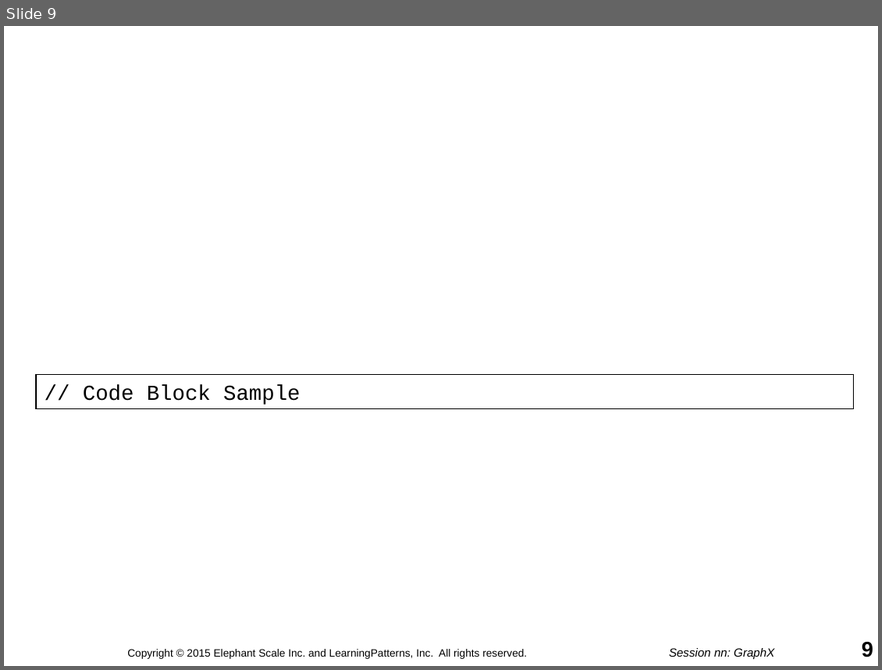
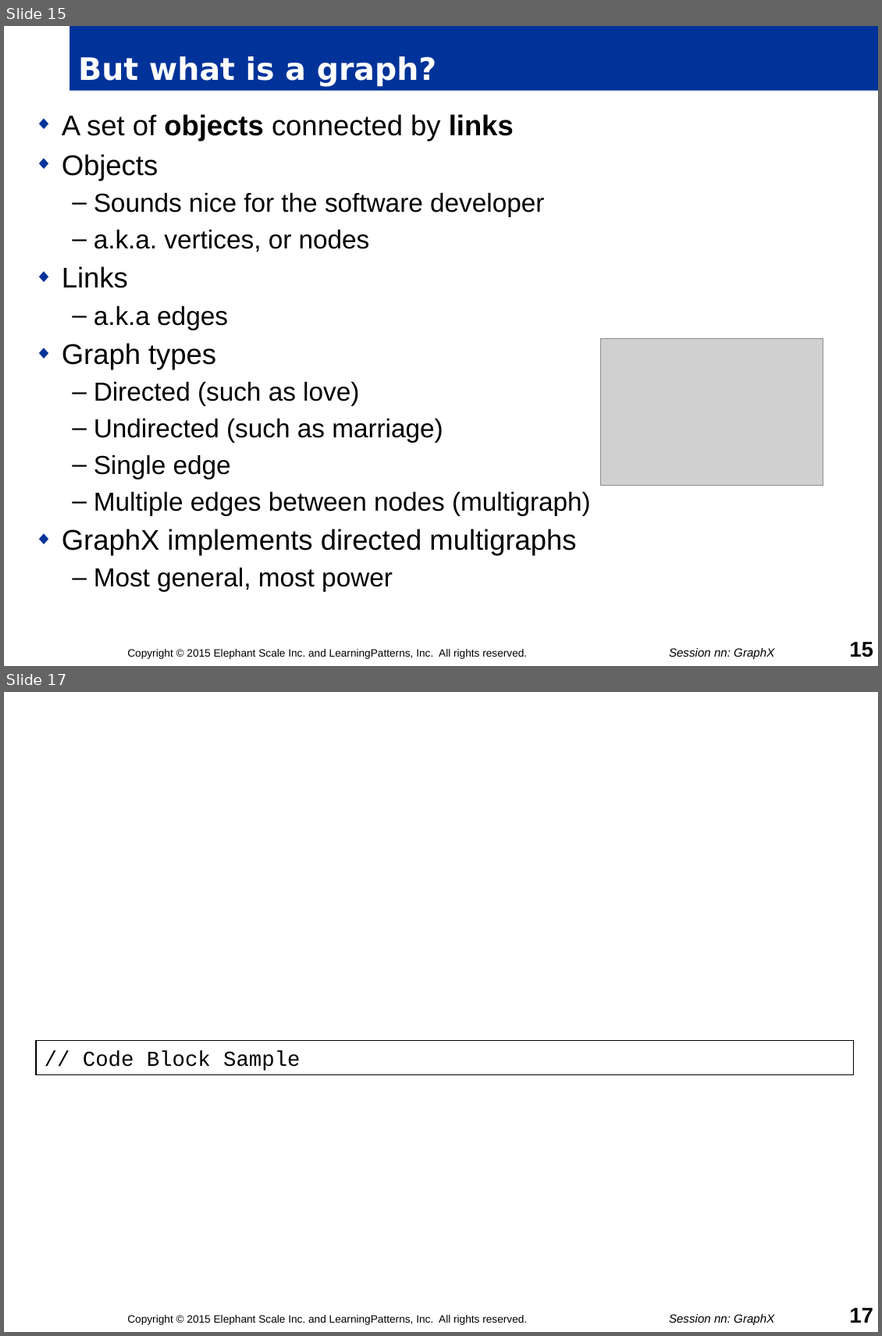
Before and after one commit to mattvinks/spark-labs, a slide deck: slides/nn_GraphX.pptm. Shown one above the other, each under a label of ours: slide 9 before the commit, slides 15 and 17 after it; the slides between them are not shown. The pictures are 882x670 and 882x1336 pixels, drawn with LibreOffice and Linux fonts; fonts in the diff are those of the drawing; grey boxes stand for pictures; background and template pictures are left out. Boxes give left, top, right and bottom in pixels: in the first picture for what was removed or moved away, otherwise in the second. Text is boxed around its words. In the diff, an @@ line names an element or a change of style, - is before the commit and + after.

```diff
--- a/slides/nn_GraphX.pptm
+++ b/slides/nn_GraphX.pptm
@@ slide 15 added at (x1=4, y1=26, x2=878, y2=666), background #FFFFFF @@
@@ title added at (x1=70, y1=26, x2=878, y2=91), fill #003399, 26 pt, text #FFFFFF, bold @@
+But what is a graph?
@@ text added at (x1=62, y1=114, x2=591, y2=592), 22 pt, text #000000 @@
+◆ A set of objects connected by links
+◆ Objects
+  – Sounds nice for the software developer
+  – a.k.a. vertices, or nodes
+◆ Links
+  – a.k.a edges
+◆ Graph types
+  – Directed (such as love)
+  – Undirected (such as marriage)
+  – Single edge
+  – Multiple edges between nodes (multigraph)
+◆ GraphX implements directed multigraphs
+  – Most general, most power
@@ picture added at (x1=601, y1=339, x2=822, y2=485) @@
@@ text added at (x1=127, y1=648, x2=527, y2=659), 9 pt, text #000000 @@
+Copyright © 2015 Elephant Scale Inc. and LearningPatterns, Inc. All rights reserved.
@@ text added at (x1=669, y1=648, x2=774, y2=659), 10 pt, text #000000, italic @@
+Session nn: GraphX
@@ page number added at (x1=850, y1=641, x2=873, y2=657), 18 pt, text #000000, bold @@
+15
@@ what was slide 9 is now slide 17 @@
@@ page number at (x1=850, y1=1307, x2=873, y2=1322): text changed @@
-9
+17
```
Also in this commit, not shown: 3 slides changed, 8 other slides added, 1 slide removed.
